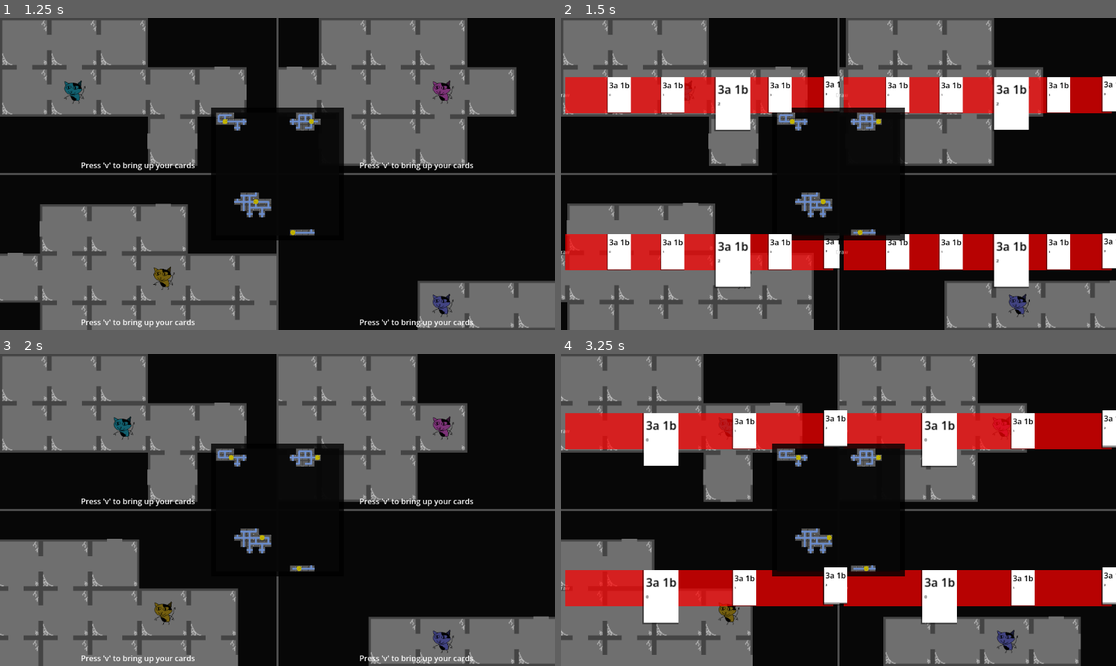
Above: before the commit, frames 1-4 (two rows, left to right).
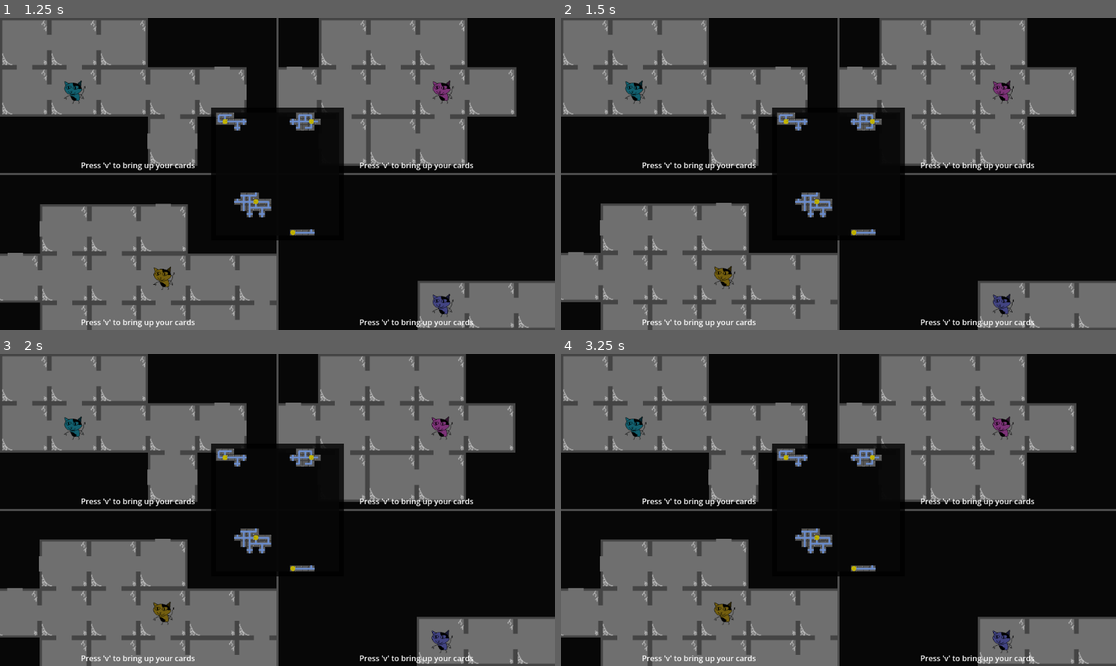
Above: after the commit, the same moments.

Repository: emrysshevek/gameganggame
Game: Godot game, scene res://scenes/GameScene.tscn
Two runs of this game, one before a commit and one after it. Both use one fixed random seed, a clock stepped at 60 frames per second and the inputs below.
Inputs (mouse positions are in pixels of both pictures, inside the frame that each line leads up to):
- Up to frame 1 (1.25 s): tap V (debug_v) at 0.5 s; move the mouse to (399, 158) at 0.52 s; hold D (move_right) from 0.53 s (still down); click (399, 158) at 0.6 s
- Up to frame 2 (1.5 s): release D (move_right) at 1.25 s; tap V (debug_v) at 1.25 s; drag from (727, 189) to (810, 236) at 1.27 s
- Up to frame 3 (2 s): no input
- Up to frame 4 (3.25 s): tap V (debug_v) at 2, 2.75 s; move the mouse to (894, 441) at 2.02 s; hold D (move_right) 2.03-2.75 s; click (894, 441) at 2.1 s; drag from (810, 572) to (672, 463) at 2.77 s

Frame 1 is identical in both runs. In frame 2, 35% of the frame differs, in the area x 0-100%, y 0-100%; in frame 3, 14%; in frame 4, 42%.

Commit message:
Created new targetting input state
created new targetting input state

Diff:
--- a/cards/card.gd
+++ b/cards/card.gd
@@ -60,7 +60,7 @@
 	is_faceup = !is_faceup
 
 
-func play() -> bool:#return true if card played successfully?
+func play() -> void:
 	#making value manager instance for testing
 	var testing_value_manager = ValueManager.new()
 	#check for values, then reserve them
@@ -69,21 +69,17 @@
 		#check if targetting is needed by the card
 		if targets_required.has(target_types.caster) == true:
 			#no targetting needed, only affects caster. some other types may not require targetting and can be added here
-			pass
+			#play card effect
+			_trigger_play_ability()
 		else:
-			pass
 			#call state machine to switch to 'targetting' state, pass it this card so it knows what is targetting
+			Events.request_input_state_transition.emit(Model.InputState.TARGET, owning_character)
 	else:
-		return false
+		pass
 		#make card play 'cant be played' animation or sound
-	#then play card effect
-	#then tell value manager to unreserve+spend the values this card reserved
-	_trigger_play_ability()
-	Events.card_played.emit(self)
-	return true
 
 func validate_targets():
-	#called from the targetting mode state machine when the player selects the last (or only) target in targetting mode
+	#called from the card manager? cursor? when the player selects the last (or only) target in targetting mode
 	if targets_required.size() != targets.size():
 		#verifying that player hasn't selected too few or too many targets
 		targets.clear() #so they can start over
@@ -99,9 +95,9 @@
 	#checks that the 'approved targets' dictionary created above by counting types of targets in 'targets'
 	#matches the required targets
 	if targets_required.recursive_equal(approved_targets, 1) == true:
+		Events.request_input_state_transition.emit(Model.InputState.CARD, owning_character)
 		return true
-		#then play card effect
-		#then tell value manager to unreserve+spend the values this card reserved
+		_trigger_play_ability()
 	else:
 		return false #stay in targetting mode, indicate player to re-pick targets
 
@@ -121,6 +117,7 @@
 func _trigger_play_ability() -> void:
 	targets[owning_character] = target_types.caster
 	owning_character.movement += 3
+	Events.card_played.emit(self) #then tell value manager to unreserve+spend the values this card reserved
 
 
 func _trigger_discard_ability() -> void:
--- a/global/Events.gd
+++ b/global/Events.gd
@@ -9,3 +9,7 @@
 signal card_added_to_deck(_card: Card, _deck: Deck)
 signal card_removed_from_deck(_card: Card, _deck: Deck)
 #endregion
+
+#region Input State Machine
+signal request_input_state_transition(new_state:String, requesting_character:Character)
+#endregion
--- a/global/model.gd
+++ b/global/model.gd
@@ -30,3 +30,4 @@
 	const MOVE = "Move"
 	const CARD = "Card"
 	const CURSOR = "Cursor"
+	const TARGET = "Target"
--- a/input/state_machine/PlayerInputStateMachine.tscn
+++ b/input/state_machine/PlayerInputStateMachine.tscn
@@ -4,6 +4,7 @@
 [ext_resource type="Script" uid="uid://cpf05jjwg0xm1" path="res://input/state_machine/player_input_cursor_state.gd" id="2_k6r1c"]
 [ext_resource type="Script" uid="uid://djvoq2nx6we67" path="res://input/state_machine/player_input_move_state.gd" id="3_u2irg"]
 [ext_resource type="Script" uid="uid://b1rv7a3mnyj7f" path="res://input/state_machine/player_input_card_state.gd" id="4_bmfje"]
+[ext_resource type="Script" uid="uid://cvc4nuj4tdvdr" path="res://input/state_machine/player_input_targetting_state.gd" id="5_k6r1c"]
 
 [node name="PlayerInputStateMachine" type="Node" unique_id=1913364748 node_paths=PackedStringArray("initial_state")]
 script = ExtResource("1_cnwri")
@@ -17,3 +18,6 @@
 
 [node name="Card" type="Node" parent="." unique_id=1152163068]
 script = ExtResource("4_bmfje")
+
+[node name="Target" type="Node" parent="." unique_id=1874594810]
+script = ExtResource("5_k6r1c")
--- a/input/state_machine/player_input_state_machine.gd
+++ b/input/state_machine/player_input_state_machine.gd
@@ -15,6 +15,7 @@
 
 	Events.card_played.connect(_on_card_played)
 	Events.card_discarded.connect(_on_card_discarded)
+	Events.request_input_state_transition.connect(_on_request_input_state_transition)
 
 
 func set_character(_character: Character) -> void:
@@ -38,6 +39,9 @@
 func _on_character_moved(_character: Character, _old_coord: Vector2i, _new_coord: Vector2i) -> void:
 	(state as PlayerInputState).handle_character_moved(_character, _old_coord, _new_coord)
 
+func _on_request_input_state_transition(new_state:String, requesting_character:Character):
+	if requesting_character == character:
+		_transition_to_next_state(new_state)
 
 func _transition_to_next_state(target_state_path: String, data: Dictionary = {}) -> void:
 	var old_state = current_state
--- /dev/null
+++ b/input/state_machine/player_input_targetting_state.gd
@@ -0,0 +1 @@
+extends PlayerInputState
Not shown, added: input/state_machine/player_input_targetting_state.gd.uid
